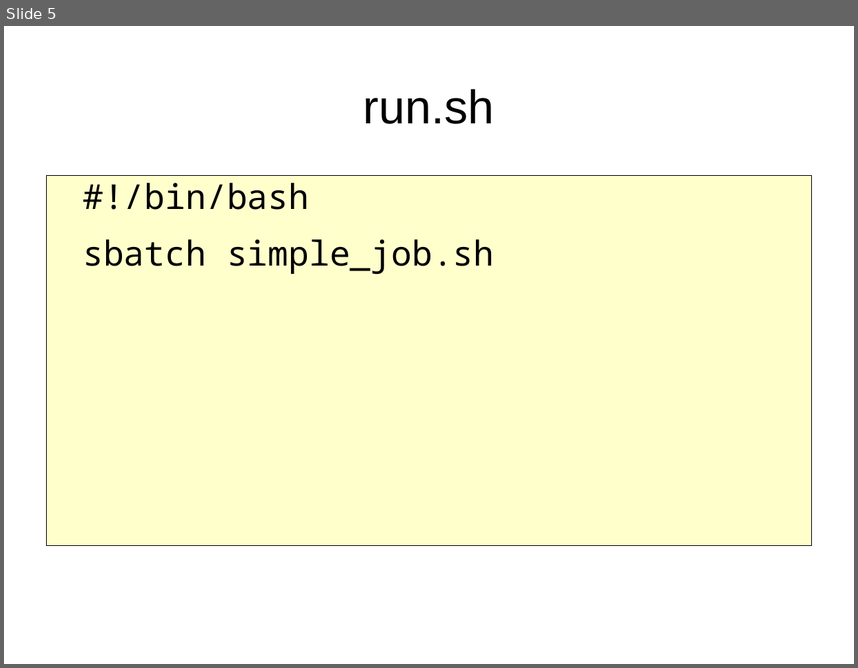
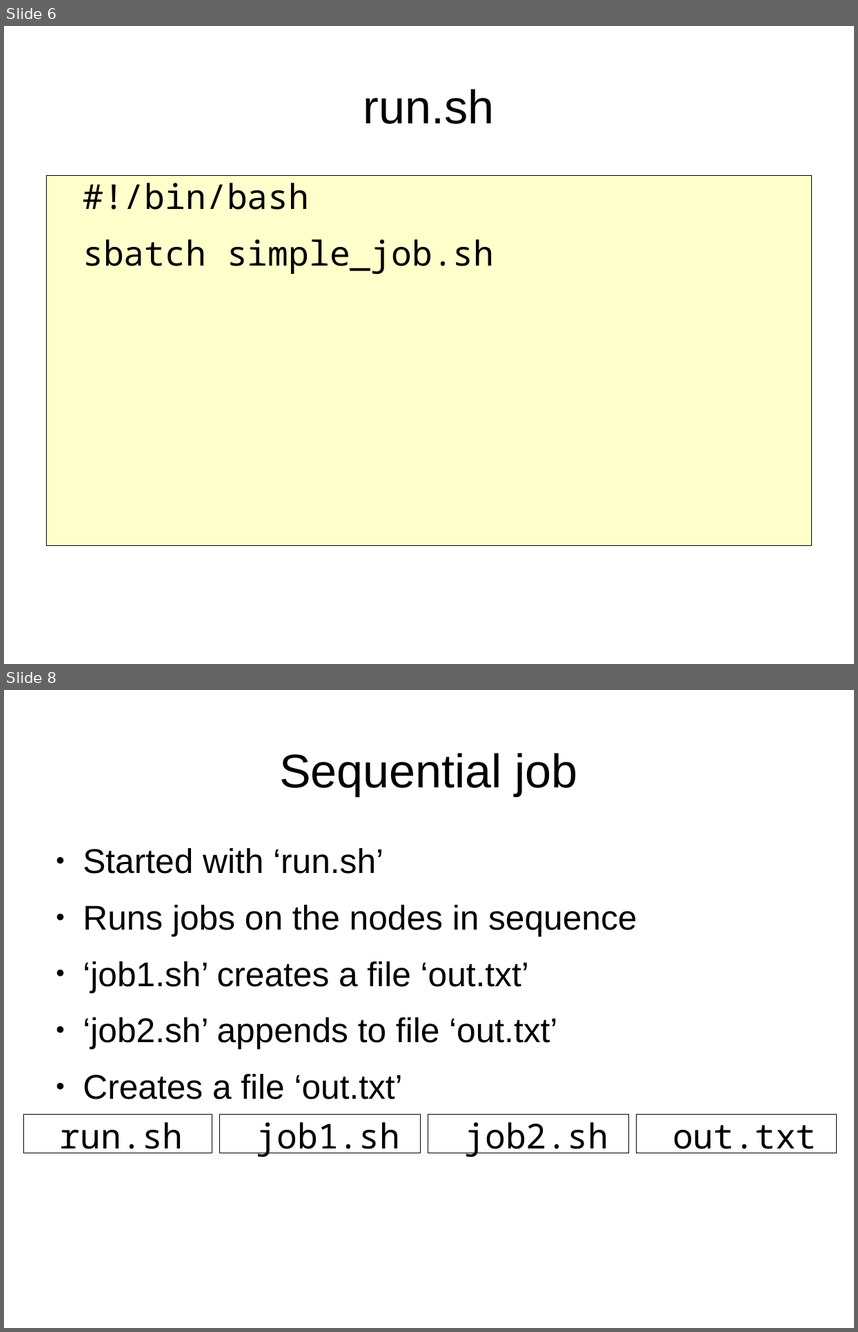
Before and after one commit to richelbilderbeek/peregrine, a slide deck: ParallelComputation.odp. Shown one above the other, each under a label of ours: slide 5 before the commit, slides 6 and 8 after it; the slides between them are not shown. The pictures are 858x668 and 858x1332 pixels, drawn with LibreOffice and Linux fonts; fonts in the diff are those of the drawing. Boxes give left, top, right and bottom in pixels: in the first picture for what was removed or moved away, otherwise in the second. Text is boxed around its words. In the diff, an @@ line names an element or a change of style, - is before the commit and + after.

Commit message:
Added jobs_in_sequence

```diff
--- a/ParallelComputation.odp
+++ b/ParallelComputation.odp
@@ slide 8 added at (4, 690, 854, 1328), background #FFFFFF @@
@@ title added at (279, 753, 578, 796), 44 pt, text #000000 @@
+Sequential job
@@ text added at (83, 848, 637, 1099), 32 pt, text #000000 @@
+● Started with ‘run.sh’
+● Runs jobs on the nodes in sequence
+● ‘job1.sh’ creates a file ‘out.txt’
+● ‘job2.sh’ appends to file ‘out.txt’
+● Creates a file ‘out.txt’
@@ text added at (23, 1114, 212, 1153), fill #FFFFFF, outline #000000 0 pt, 32 pt, text #000000 @@
+run.sh
@@ text added at (220, 1114, 421, 1153), fill #FFFFFF, outline #000000 0 pt, 32 pt, text #000000 @@
+job1.sh
@@ text added at (428, 1114, 629, 1153), fill #FFFFFF, outline #000000 0 pt, 32 pt, text #000000 @@
+job2.sh
@@ text added at (637, 1114, 837, 1153), fill #FFFFFF, outline #000000 0 pt, 32 pt, text #000000 @@
+out.txt
@@ what was slide 5 is now slide 6 @@
```
Also in this commit, not shown: 3 slides changed, 3 other slides added, 5 other files.
